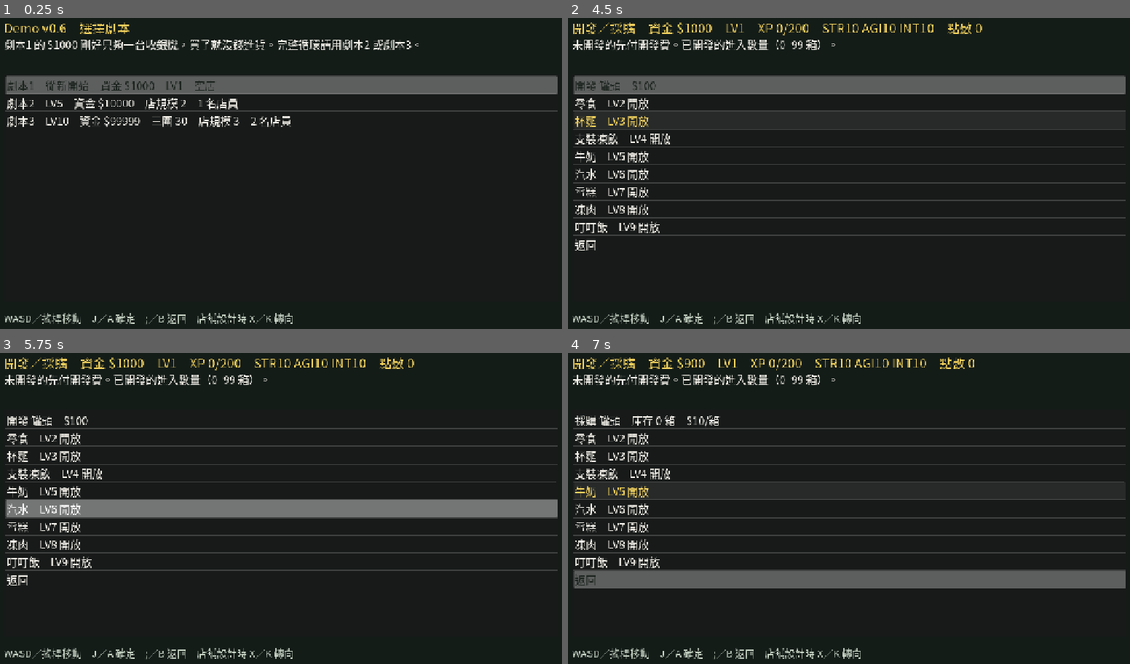
Above: before the commit, frames 1-4 (two rows, left to right).
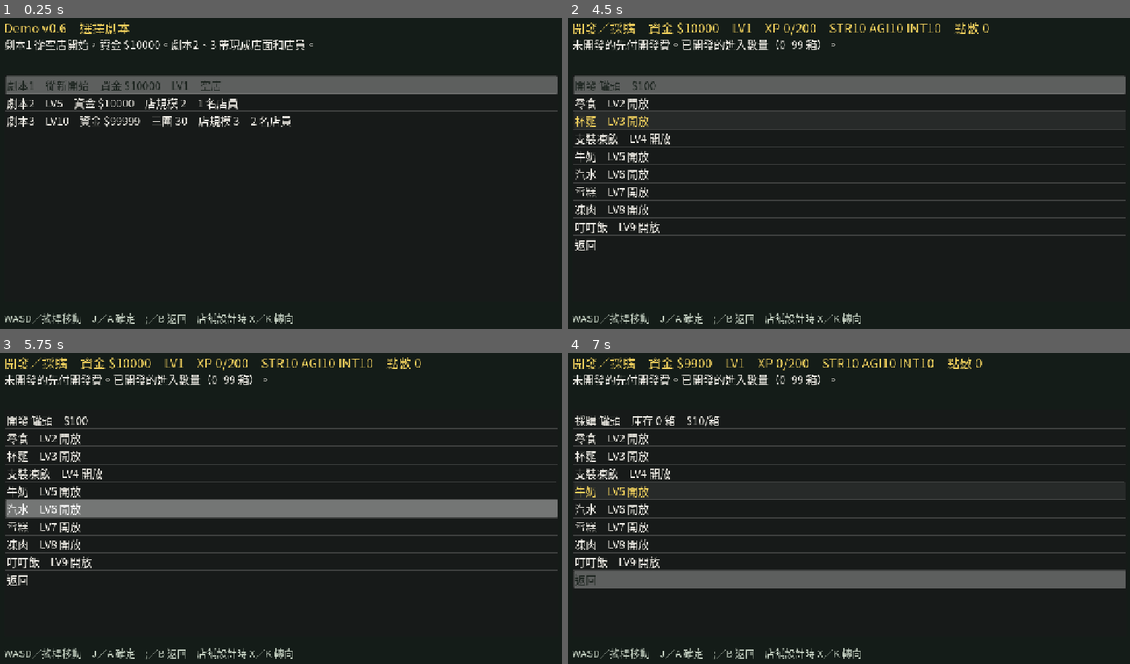
Above: after the commit, the same moments.

Repository: bzkit1983/imdoing
Game: Godot game, scene res://scenes/demo.tscn
Same seed, same stepped clock (60 frames per second), same inputs: the game is played once before the commit and once after it.
Inputs (mouse positions are in pixels of both pictures, inside the frame that each line leads up to):
- Up to frame 1 (0.25 s): no input
- Up to frame 2 (4.5 s): tap Enter at 0.5, 2, 4.25 s; move the mouse to (978, 157) at 0.52 s; hold D 0.53-1.25 s; hold J 0.53-1.25 s; click (978, 157) at 0.67 s; tap Space at 1.25, 3.5 s; drag from (736, 189) to (820, 238) at 1.27 s; move the mouse to (910, 101) at 2.02 s; hold D 2.03-2.75 s; tap K at 2.1 s; drag from (820, 238) to (674, 123) at 2.77 s; move the mouse to (1023, 223) at 3.52 s; hold A 3.53-4.25 s; tap U at 3.6 s; drag from (674, 123) to (764, 92) at 4.27 s
- Up to frame 3 (5.75 s): tap Space at 5 s; move the mouse to (309, 508) at 5.02 s; hold S from 5.03 s (still down); tap Q at 5.1 s; click (309, 508) at 5.17 s
- Up to frame 4 (7 s): release S at 5.75 s; drag from (764, 427) to (736, 524) at 5.77 s; move the mouse to (978, 492) at 6.52 s; hold W from 6.53 s (still down); tap 1 at 6.6 s

The runs differ from the first frame. In frame 1, 1.4% of the frame differs, in the area x 6-75%, y 7-24%; in frame 2, 0.7%; in frame 3, 0.7%; in frame 4, 0.7%.

Commit message:
Give scenario 1 enough starting money to buy a register and stock.
Co-authored-by: Cursor <cursoragent@cursor.com>

Diff:
--- a/godot/demo_v0_6/scripts/game_state.gd
+++ b/godot/demo_v0_6/scripts/game_state.gd
@@ -26,7 +26,7 @@
 }
 
 var scenario: int = 1
-var money: int = 1000
+var money: int = 10000
 var xp: int = 0
 var level: int = 1
 var unspent: int = 0
@@ -73,7 +73,7 @@
 
 
 func _scenario_new() -> void:
-	money = 1000
+	money = 10000
 	level = 1
 	xp = 0
 	unspent = 0
--- a/godot/demo_v0_6/scripts/prep_menu.gd
+++ b/godot/demo_v0_6/scripts/prep_menu.gd
@@ -97,8 +97,8 @@
 	match _page:
 		"scenario":
 			_title.text = "Demo v0.6　選擇劇本"
-			_info.text = "劇本1 的 $1000 剛好只夠一台收銀機，買了就沒錢進貨。完整循環請用劇本2 或劇本3。"
-			_add("劇本1　從新開始　資金 $1000　LV1　空店", "sc", 1)
+			_info.text = "劇本1 從空店開始，資金 $10000。劇本2、3 帶現成店面和店員。"
+			_add("劇本1　從新開始　資金 $10000　LV1　空店", "sc", 1)
 			_add("劇本2　LV5　資金 $10000　店規模 2　1 名店員", "sc", 2)
 			_add("劇本3　LV10　資金 $99999　三圍 30　店規模 3　2 名店員", "sc", 3)
 		"home":
@@ -144,8 +144,6 @@
 
 
 func _home_info() -> String:
-	if state.scenario == 1 and state.money <= 1000 and state.placed.is_empty():
-		return "劇本1：$1000 買收銀機後無法再買貨架或罐頭。這是設計數字，不是操作故障。"
 	if state.level_note != "":
 		return state.level_note
 	return "開店前配置角色、進貨、店面和店員。關店後回到這裡，營業額入帳。"
Not shown, changed: docs/demo/demov0_6scope.md
Not shown, changed: docs/play-v06/index.html
Not shown, changed: docs/play-v06/index.pck
